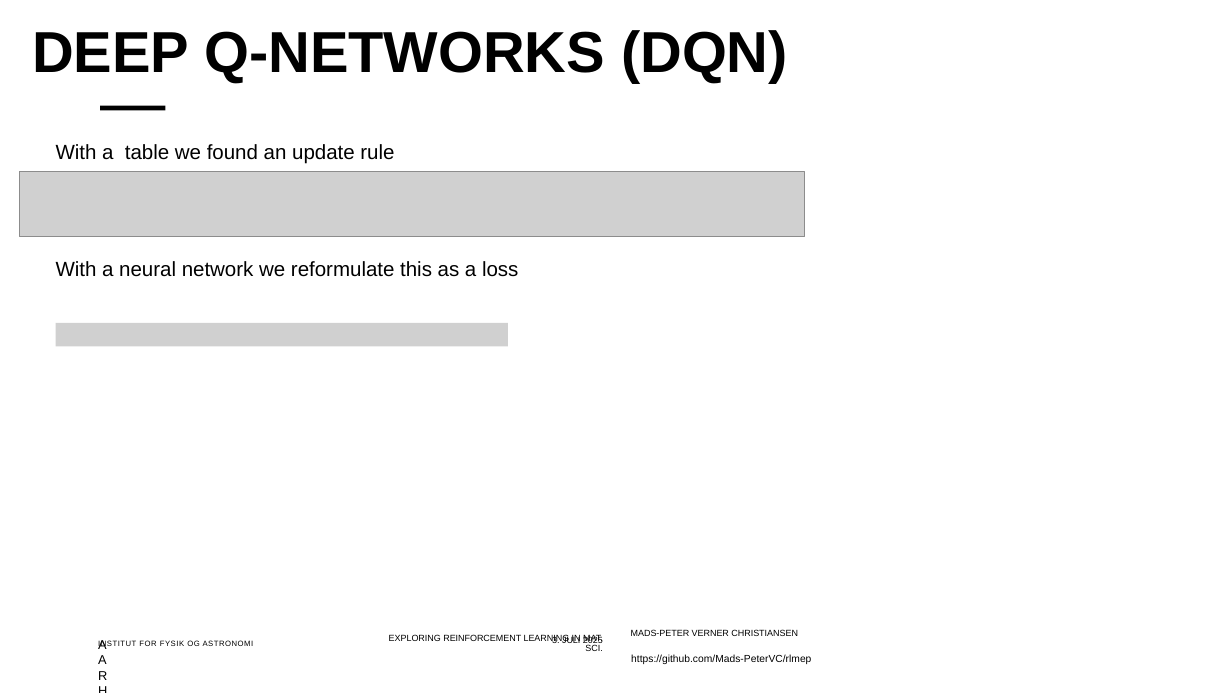
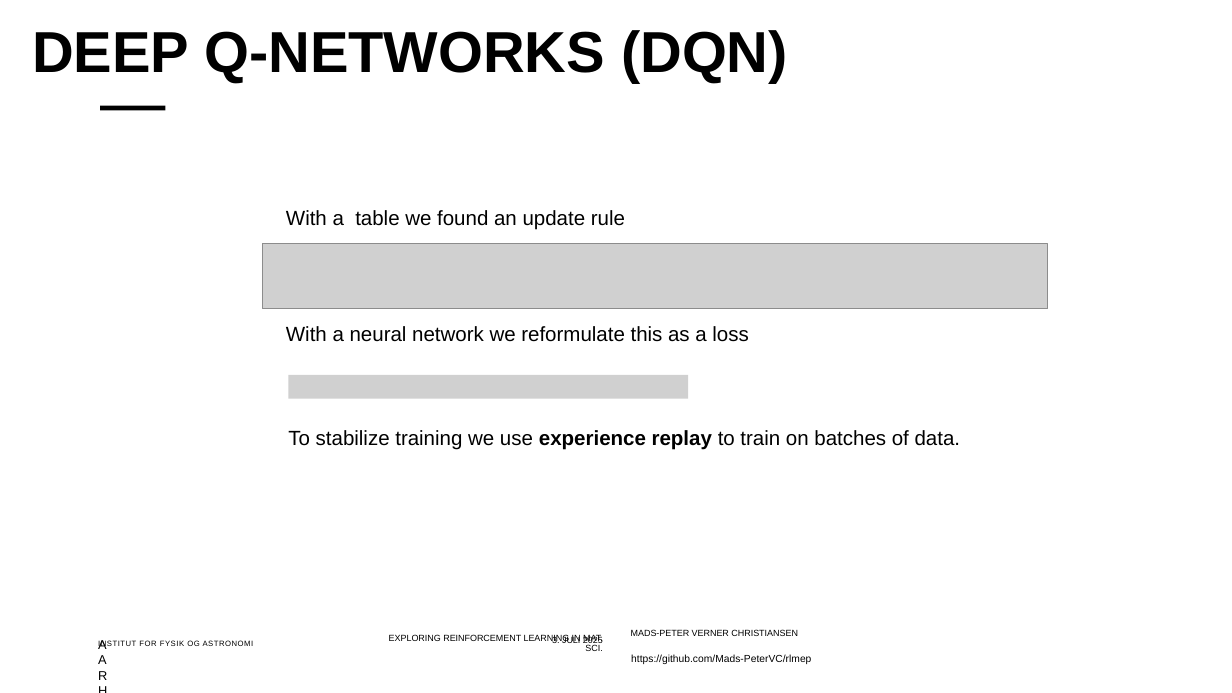
Before and after one commit to Mads-PeterVC/rlmep, a slide deck: slide 22 of slides/slides.pptx. Drawn at 1232x693 pixels with LibreOffice and Linux fonts; fonts in the diff are those of the drawing; grey boxes stand for pictures; background and template pictures are left out. Boxes give left, top, right and bottom in pixels: in the first picture for what was removed or moved away, otherwise in the second. Text is boxed around its words. In the diff, an @@ line names an element or a change of style, - is before the commit and + after.

```diff
--- a/slides/slides.pptx
+++ b/slides/slides.pptx
@@ text "With a table we found ...": place and size @@
-text "With a table we found ..." at (56,144,394,164)
+text "With a table we found ..." at (286,210,625,230)
@@ picture: place and size @@
-picture at (19,172,805,237)
+picture at (262,244,1048,309)
@@ picture removed at (55,323,507,347) @@
@@ text "With a neural network we ...": place and size @@
-text "With a neural network we ..." at (56,261,518,277)
+text "With a neural network we ..." at (286,326,748,342)
@@ picture added at (288,375,688,399) @@
@@ text added at (288,430,961,450), 16 pt, text #000000 @@
+To stabilize training we use experience replay to train on batches of data.
```
Also in this commit, not shown: 7 other slides changed, 8 slides added, 1 slide removed.
